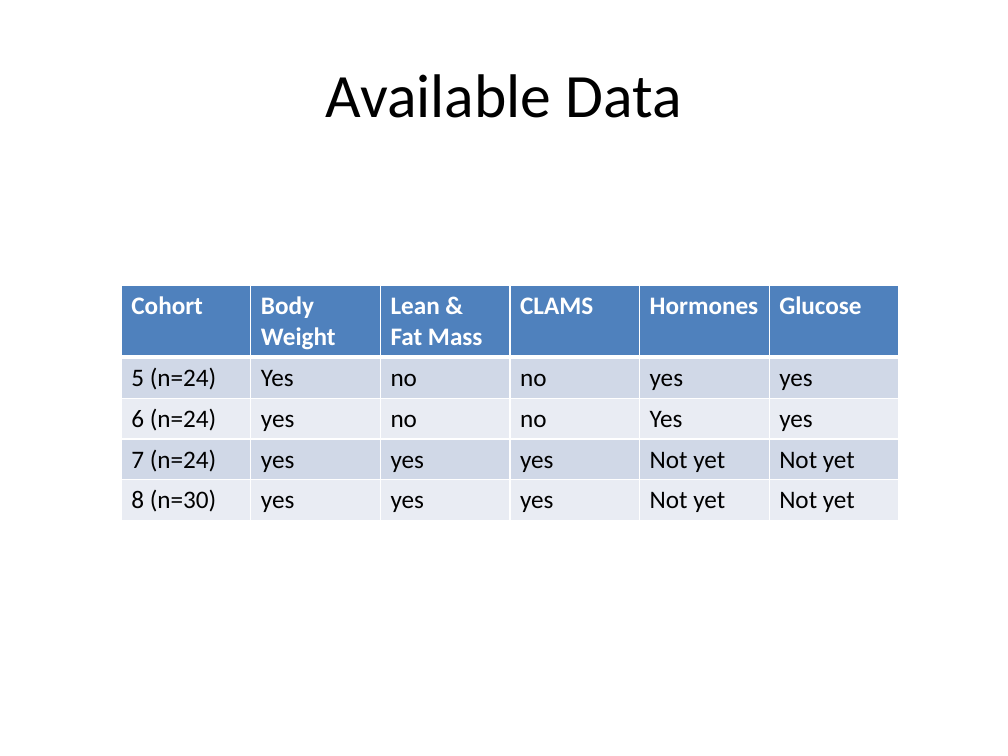
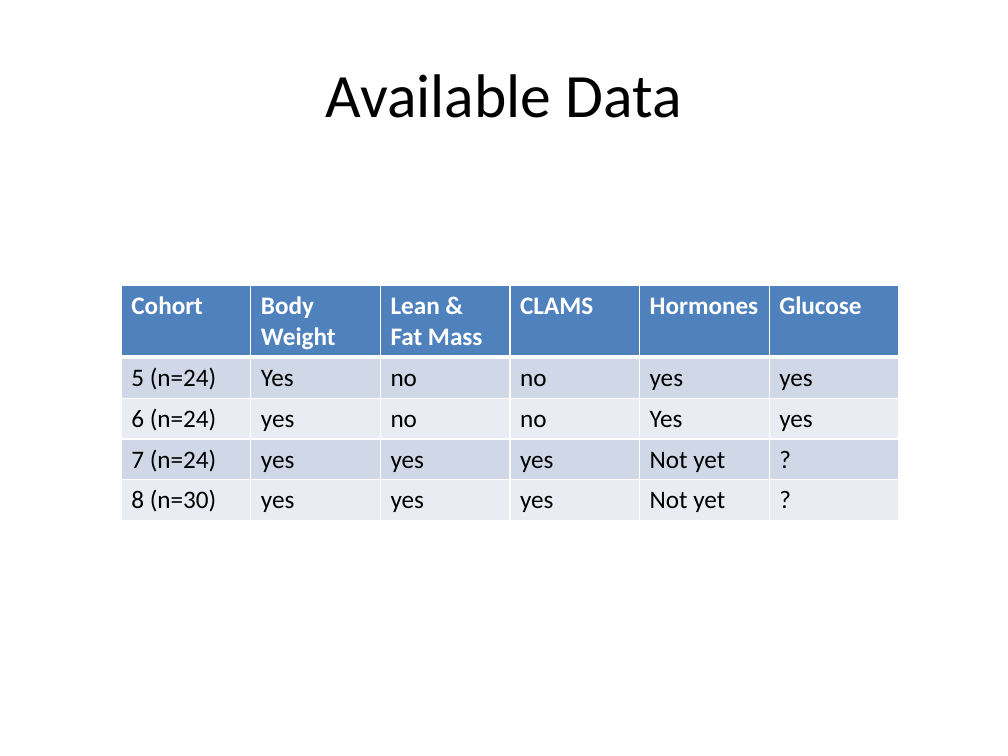
Before and after one commit to BridgesLab/PredictorsDietInducedObesity, a slide deck: slide 5 of ResultsSlides.pptx. Drawn at 1008x756 pixels with LibreOffice and Linux fonts; fonts in the diff are those of the drawing. Boxes give left, top, right and bottom in pixels: in the first picture for what was removed or moved away, otherwise in the second. Text is boxed around its words. In the diff, an @@ line names an element or a change of style, - is before the commit and + after.

```diff
--- a/ResultsSlides.pptx
+++ b/ResultsSlides.pptx
@@ table at (121, 285, 901, 519) @@
-row 4, column 6: Not yet
+row 4, column 6: ?
-row 5, column 6: Not yet
+row 5, column 6: ?
```
Also in this commit, not shown: 7 other slides changed, 13 slides added, 5 slides removed.
